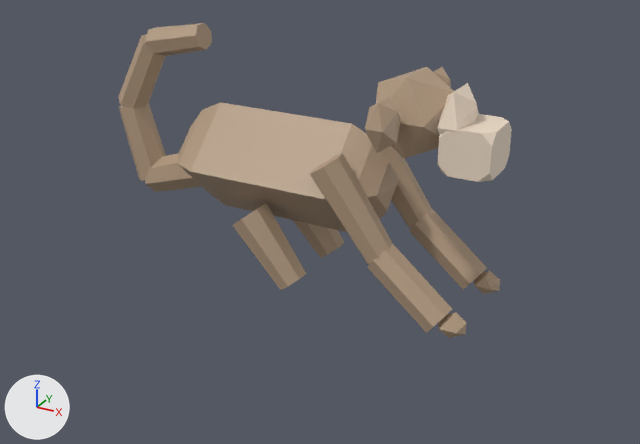
One commit to the glTF model public/studio/v2.15.0/d_monkey/model.glb: the scene before it, then after it.
Before and after are seen from a camera (50 mm lens) standing at (4.03, -6.95, 4.09) and looking at (0.18, 0.05, 0.59). Every picture has the same lights, and +X, +Y and +Z are marked at lower left. The older version comes first. Where no turn or scale is listed for an object, it has been applied to the vertices.

The first picture shows 'part0', 'part1', 'part10', 'part13', 'part14', 'part15', 'part16', 'part3', 'part4', 'part5', 'part6', 'part7', 'part9' and 5 more.
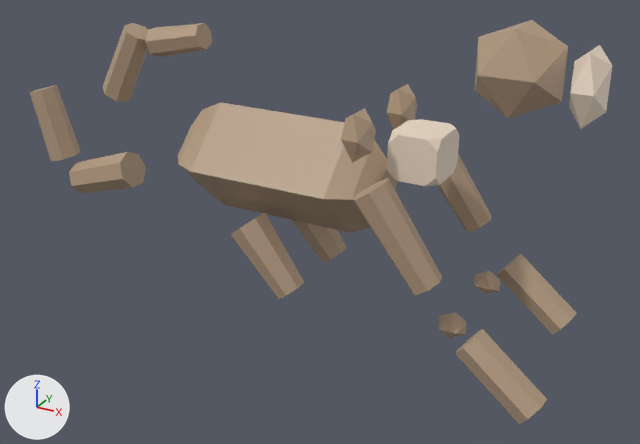
Changed parts and their boxes (x1, y1, x2, y2) in the pictures (640 x 444 px):
'part1', moved: before (376, 67, 454, 159); after (475, 20, 568, 119)
'part9', moved: before (309, 153, 393, 265); after (352, 178, 442, 296)
'part5', moved: before (438, 114, 512, 182); after (387, 119, 459, 186)
'part10', moved: before (367, 244, 452, 333); after (455, 329, 547, 424)
'part7', moved: before (409, 209, 487, 289); after (497, 254, 577, 335)
'part15', moved: before (119, 103, 166, 181); after (29, 85, 81, 162)
'part4', moved: before (437, 83, 479, 135); after (569, 45, 612, 129)
'part6', moved: before (382, 146, 432, 228); after (437, 154, 492, 232)
'part14', moved: before (145, 153, 202, 192); after (69, 152, 146, 193)
'part13', moved: before (232, 203, 306, 290); after (231, 212, 305, 299)
'part16', moved: before (118, 34, 165, 109); after (103, 23, 148, 102)
'part3', moved: before (365, 97, 401, 153); after (341, 108, 376, 163)

Diff of the bpy script that builds the scene:
```diff
--- a/public/studio/v2.15.0/d_monkey/model.glb.py
+++ b/public/studio/v2.15.0/d_monkey/model.glb.py
@@ me_geometry_1 @@
-me_geometry_1.from_pydata(...)  # 12 vertices, 20 faces; spans x 0.794..1.526, y -0.357..0.357, z 1.503..2.217
+me_geometry_1.from_pydata(...)  # 12 vertices, 20 faces; spans x 1.681..2.412, y -0.357..0.357, z 1.992..2.707
+# me_geometry_1 part 1: the whole mesh is moved by (0.886, 0.0, 0.489)
 me_geometry_1.materials.append(mat_defaultmaterial_001)
@@ me_geometry_3 @@
-me_geometry_3.from_pydata(...)  # 12 vertices, 20 faces; spans x 0.992..1.248, y -0.759..-0.401, z 1.687..2.113
+me_geometry_3.from_pydata(...)  # 12 vertices, 20 faces; spans x 0.71..0.966, y -0.633..-0.276, z 1.518..1.943
+# me_geometry_3 part 2: the whole mesh is moved by (-0.282, 0.126, -0.169)
 me_geometry_3.materials.append(mat_defaultmaterial_003)
@@ me_geometry_4 @@
-me_geometry_4.from_pydata(...)  # 12 vertices, 20 faces; spans x 1.415..1.705, y -0.264..0.264, z 1.542..2.138
+me_geometry_4.from_pydata(...)  # 12 vertices, 20 faces; spans x 2.473..2.762, y -0.264..0.264, z 1.98..2.575
+# me_geometry_4 part 3: the whole mesh is moved by (1.058, 0.0, 0.438)
 me_geometry_4.materials.append(mat_defaultmaterial_004)
@@ me_geometry_5 @@
-me_geometry_5.from_pydata(...)  # 24 vertices, 44 faces; spans x 1.49..1.95, y -0.26..0.26, z 1.43..1.85
+me_geometry_5.from_pydata(...)  # 24 vertices, 44 faces; spans x 1.023..1.483, y -0.26..0.26, z 1.302..1.722
+# me_geometry_5 part 4: the whole mesh is moved by (-0.467, 0.0, -0.128)
 me_geometry_5.materials.append(mat_defaultmaterial_005)
@@ me_geometry_6 @@
-me_geometry_6.from_pydata(...)  # 16 vertices, 28 faces; spans x 0.374..1.173, y 0.297..0.67, z 0.537..1.514
+me_geometry_6.from_pydata(...)  # 16 vertices, 28 faces; spans x 0.882..1.68, y 0.557..0.93, z 0.495..1.472
+# me_geometry_6 part 5: the whole mesh is moved by (0.508, 0.261, -0.043)
 me_geometry_6.materials.append(mat_defaultmaterial_006)
@@ me_geometry_7 @@
-me_geometry_7.from_pydata(...)  # 16 vertices, 28 faces; spans x 0.952..1.755, y 0.321..0.671, z 0.014..0.737
+me_geometry_7.from_pydata(...)  # 16 vertices, 28 faces; spans x 1.789..2.592, y 0.594..0.944, z -0.389..0.333
+# me_geometry_7 part 6: the whole mesh is moved by (0.837, 0.273, -0.404)
 me_geometry_7.materials.append(mat_defaultmaterial_007)
@@ me_geometry_9 @@
-me_geometry_9.from_pydata(...)  # 16 vertices, 28 faces; spans x 0.374..1.173, y -0.623..-0.25, z 0.537..1.514
+me_geometry_9.from_pydata(...)  # 16 vertices, 28 faces; spans x 0.934..1.732, y -0.877..-0.504, z 0.49..1.467
+# me_geometry_9 part 7: the whole mesh is moved by (0.56, -0.254, -0.047)
 me_geometry_9.materials.append(mat_defaultmaterial_009)
@@ me_geometry_10 @@
-me_geometry_10.from_pydata(...)  # 16 vertices, 28 faces; spans x 0.952..1.755, y -0.599..-0.249, z 0.014..0.737
+me_geometry_10.from_pydata(...)  # 16 vertices, 28 faces; spans x 1.915..2.718, y -0.862..-0.512, z -0.45..0.273
+# me_geometry_10 part 8: the whole mesh is moved by (0.962, -0.263, -0.464)
 me_geometry_10.materials.append(mat_defaultmaterial_010)
@@ me_geometry_13 @@
-me_geometry_13.from_pydata(...)  # 16 vertices, 28 faces; spans x -0.497..0.246, y -0.595..-0.205, z 0.037..0.851
+me_geometry_13.from_pydata(...)  # 16 vertices, 28 faces; spans x -0.49..0.253, y -0.641..-0.251, z -0.038..0.776
+# me_geometry_13 part 9: the whole mesh is moved by (0.007, -0.046, -0.075)
 me_geometry_13.materials.append(mat_defaultmaterial_013)
@@ me_geometry_14 @@
-me_geometry_14.from_pydata(...)  # 16 vertices, 28 faces; spans x -1.853..-0.967, y -0.195..0.195, z 0.585..1.171
+me_geometry_14.from_pydata(...)  # 16 vertices, 28 faces; spans x -2.93..-2.044, y -0.195..0.195, z 0.358..0.945
+# me_geometry_14 part 10: the whole mesh is moved by (-1.077, 0.0, -0.227)
 me_geometry_14.materials.append(mat_defaultmaterial_014)
@@ me_geometry_15 @@
-me_geometry_15.from_pydata(...)  # 16 vertices, 28 faces; spans x -2.158..-1.627, y -0.175..0.175, z 0.695..1.544
+me_geometry_15.from_pydata(...)  # 16 vertices, 28 faces; spans x -3.435..-2.904, y -0.175..0.175, z 0.685..1.535
+# me_geometry_15 part 11: the whole mesh is moved by (-1.277, 0.0, -0.01)
 me_geometry_15.materials.append(mat_defaultmaterial_015)
@@ me_geometry_16 @@
-me_geometry_16.from_pydata(...)  # 16 vertices, 28 faces; spans x -2.147..-1.527, y -0.156..0.156, z 1.425..2.243
+me_geometry_16.from_pydata(...)  # 16 vertices, 28 faces; spans x -2.35..-1.73, y -0.156..0.156, z 1.512..2.33
+# me_geometry_16 part 12: the whole mesh is moved by (-0.202, 0.0, 0.087)
 me_geometry_16.materials.append(mat_defaultmaterial_016)
```
